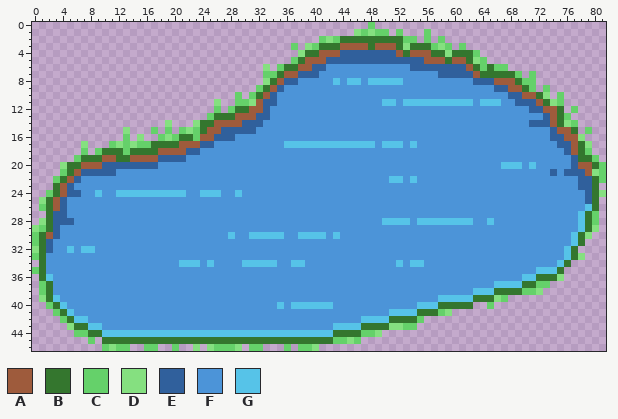
Sprite sheet: Assets/Assets/Pond1.png. Above, as it was before the edit.
The file is 82x47 pixels. Colours within 5 levels of each other are drawn and written as one.
Palette (. is transparent): A #9e5b3c  B #34762e  C #65d16a  D #85e080  E #30609c  F #4c94d8  G #56c3e8
Pixels before (only the part around the change), first column x 0:
 0 ................................................C.................................
 1 ..............................................DCDCC.C...C.........................
 2 .........................................CDCBBBBBBBBBCC.C.C.......................
 3 .....................................C.DCBBBAAAABAAABDBBBCDC.C....................
 4 ......................................DBBAAAEEEEEEEEABAAABBDBBBC..................
 5 .....................................CBAAAEEEEEEEEEEEEEEAAABAABDC.................
 6 .................................D.CBBAAEEFFFFFFFFFFFFEEEEEEEEABCBCC..............
 7 .................................CCBAAEEEFFFFFFFFFFFFFFFFFEEEEEABBBBBC.C..........
 8 .................................DBAEEFFFFFGFGGFGGGGGFFFFFFFFFFEEEAAABCC..........
 9 ................................CBAEFFFFFFFFFFFFFFFFFFFFFFFFFFFFFFEEAABC.C........
10 .............................C.CBAEFFFFFFFFFFFFFFFFFFFFFFFFFFFFFFFFFEEAABD.C......
11 ..........................D..CCDAEEFFFFFFFFFFFFFFFGGFGGGGGGGGGGFGGGFFEEEABDC......
12 ..........................C.CBBAAEFFFFFFFFFFFFFFFFFFFFFFFFFFFFFFFFFFFFFEEAAB.C....
13 .........................CBBBAAAEEFFFFFFFFFFFFFFFFFFFFFFFFFFFFFFFFFFFFFFFEABC.....
14 ...................D...DBBAAAAEEEFFFFFFFFFFFFFFFFFFFFFFFFFFFFFFFFFFFFFFEEEABDC....
15 .............D...C.C.CDCBAAEEEEEFFFFFFFFFFFFFFFFFFFFFFFFFFFFFFFFFFFFFFFFFFEAAB.C..
16 .............C.D..CDCBBCAAEEEFFFFFFFFFFFFFFFFFFFFFFFFFFFFFFFFFFFFFFFFFFFFFEEAAD...
17 .......D...CDCDCCBBBBAAAEEFFFFFFFFFFGGGGGGGGGGGGGFGGGFGFFFFFFFFFFFFFFFFFFFFEEABD..
18 .......C.CBBBCBBBBAAAAEEFFFFFFFFFFFFFFFFFFFFFFFFFFFFFFFFFFFFFFFFFFFFFFFFFFFFEABC..
19 ......CBBBAABBAAAAEEEEFFFFFFFFFFFFFFFFFFFFFFFFFFFFFFFFFFFFFFFFFFFFFFFFFFFFFFFEBBC.
20 ....DBBAAAEEEEEEEEFFFFFFFFFFFFFFFFFFFFFFFFFFFFFFFFFFFFFFFFFFFFFFFFFGGGFGFFFFFEAABC
21 ....CBAEEEEEFFFFFFFFFFFFFFFFFFFFFFFFFFFFFFFFFFFFFFFFFFFFFFFFFFFFFFFFFFFFFFEFEEEADC
22 ...CBAEFFFFFFFFFFFFFFFFFFFFFFFFFFFFFFFFFFFFFFFFFFFFGGFGFFFFFFFFFFFFFFFFFFFFFFFEEBC
23 ...BAEFFFFFFFFFFFFFFFFFFFFFFFFFFFFFFFFFFFFFFFFFFFFFFFFFFFFFFFFFFFFFFFFFFFFFFFFEEB.
24 ..CBAEEFFGFFGGGGGGGGGGFFGGGFFGFFFFFFFFFFFFFFFFFFFFFFFFFFFFFFFFFFFFFFFFFFFFFFFFFEBD
25 .DBAEFFFFFFFFFFFFFFFFFFFFFFFFFFFFFFFFFFFFFFFFFFFFFFFFFFFFFFFFFFFFFFFFFFFFFFFFFFEB.
26 .CBAEFFFFFFFFFFFFFFFFFFFFFFFFFFFFFFFFFFFFFFFFFFFFFFFFFFFFFFFFFFFFFFFFFFFFFFFFFFGB.
27 ..BEEFFFFFFFFFFFFFFFFFFFFFFFFFFFFFFFFFFFFFFFFFFFFFFFFFFFFFFFFFFFFFFFFFFFFFFFFFGBC.
28 .DBEEEFFFFFFFFFFFFFFFFFFFFFFFFFFFFFFFFFFFFFFFFFFFFGGGGFGGGGGGGGFFGFFFFFFFFFFFFGBC.
29 DCBEFFFFFFFFFFFFFFFFFFFFFFFFFFFFFFFFFFFFFFFFFFFFFFFFFFFFFFFFFFFFFFFFFFFFFFFFFFGBD.
30 CBAEFFFFFFFFFFFFFFFFFFFFFFFFGFFGGGGGFFGGGGFGFFFFFFFFFFFFFFFFFFFFFFFFFFFFFFFFFGBD..
31 CBEFFFFFFFFFFFFFFFFFFFFFFFFFFFFFFFFFFFFFFFFFFFFFFFFFFFFFFFFFFFFFFFFFFFFFFFFFFGB...
32 DBEFFGFGGFFFFFFFFFFFFFFFFFFFFFFFFFFFFFFFFFFFFFFFFFFFFFFFFFFFFFFFFFFFFFFFFFFFGB....
33 CBFFFFFFFFFFFFFFFFFFFFFFFFFFFFFFFFFFFFFFFFFFFFFFFFFFFFFFFFFFFFFFFFFFFFFFFFFFGBD...
34 .BFFFFFFFFFFFFFFFFFFFGGGFGFFFFGGGGGFFGGFFFFFFFFFFFFFGFGGFFFFFFFFFFFFFFFFFFFGB.....
35 CBFFFFFFFFFFFFFFFFFFFFFFFFFFFFFFFFFFFFFFFFFFFFFFFFFFFFFFFFFFFFFFFFFFFFFFGGGB......
36 .BGFFFFFFFFFFFFFFFFFFFFFFFFFFFFFFFFFFFFFFFFFFFFFFFFFFFFFFFFFFFFFFFFFFFGGBBBD......
37 .CBFFFFFFFFFFFFFFFFFFFFFFFFFFFFFFFFFFFFFFFFFFFFFFFFFFFFFFFFFFFFFFFGGGGBBCC........
38 .CBFFFFFFFFFFFFFFFFFFFFFFFFFFFFFFFFFFFFFFFFFFFFFFFFFFFFFFFFFFFFGGGBBBBCCD.........
39 .DBGFFFFFFFFFFFFFFFFFFFFFFFFFFFFFFFFFFFFFFFFFFFFFFFFFFFFFFGGGGGBBBDC..............
40 ..CBGFFFFFFFFFFFFFFFFFFFFFFFFFFFFFFGFGGGGGGFFFFFFFFFFFFGGGBBBBB..C................
41 ...CBGFFFFFFFFFFFFFFFFFFFFFFFFFFFFFFFFFFFFFFFFFFFFFGGGGBBBCD......................
42 ....CBGGFFFFFFFFFFFFFFFFFFFFFFFFFFFFFFFFFFFFFFFGGGGBBBBC..........................
43 .....DBBGGFFFFFFFFFFFFFFFFFFFFFFFFFFFFFFFFFGGGGBBBBDDCC...........................
44 ......CCBBGGGGGGGGGGGGGGGGGGGGGGGGGGGGGGGGGBBBBCCD................................
45 ........C.BBBBBBBBBBBBBBBBBBBBBBBBBBBBBBBBBCCDC...................................
46 ..........CDCC..CC..C..D.DCCCD.CC...C.CCD.........................................
After:
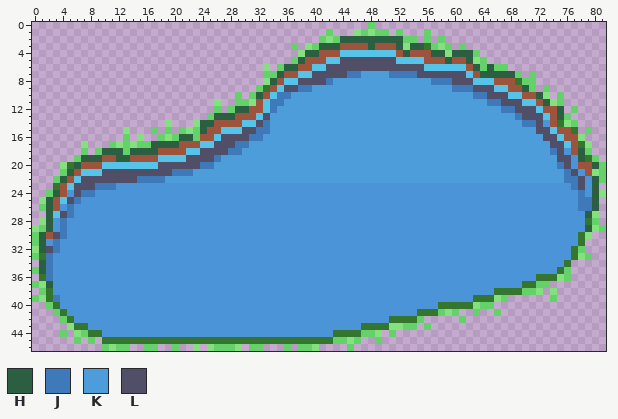
Colours new in this view: H #2c5e41  J #3e7aba  K #4e9ddb  L #504f67
From old to new:
colour A: #9e5b3c -> #9e533c
Changed rows in their new state; - is a pixel that keeps its letter.
first column x 0:
 1 ------------------------------------------C---------------------------------------
 2 --------------------------------------------HHHHHHHHH-----------------------------
 3 -----------------------------------------HHH----H---H-HH--------------------------
 4 ---------------------------------------HH---GGGGGGGG-H---HH-HHH-------------------
 5 --------------------------------------H---GGLLLLLLLLGGGG---H--H-------------------
 6 ------------------------------------HH--GGLLLLLLLLLLLLLLGGGGGG-H-H----------------
 7 -----------------------------------H--GGLLLLLJJKKKKJJJJLLLLLLLG-HHHHH-------------
 8 ----------------------------------H-GGLLLLJKKKKKKKKKKKKKKJJJLLLGGG----------------
 9 -----------------------------------GLLJJKKKKKKKKKKKKKKKKKKKKJJJLLLGG--H-----------
10 --------------------------------H-GJJKKKKKKKKKKKKKKKKKKKKKKKKKKJJLLLGG--H---------
11 ---------------------------------GJJKKKKKKKKKKKKKKKKKKKKKKKKKKKKKJJLLLGG-H--------
12 -----------------------------HH--GJKKKKKKKKKKKKKKKKKKKKKKKKKKKKKKKKJJLLLG--H------
13 --------------------------HHH---GLKKKKKKKKKKKKKKKKKKKKKKKKKKKKKKKKKKKJLLLG-H------
14 ------------------------HH----GGLJKKKKKKKKKKKKKKKKKKKKKKKKKKKKKKKKKKKKJJLF--------
15 ------------------------H--GGGLLJJKKKKKKKKKKKKKKKKKKKKKKKKKKKKKKKKKKKKKKLLG-------
16 ---------------------HH---GLLLLJJKKKKKKKKKKKKKKKKKKKKKKKKKKKKKKKKKKKKKKKKLLG------
17 -----------------HHHH---GGLLLJJKKKKKKKKKKKKKKKKKKKKKKKKKKKKKKKKKKKKKKKKKKKLLG-----
18 ----------HHH-HHHH----GGLLLLJJKKKKKKKKKKKKKKKKKKKKKKKKKKKKKKKKKKKKKKKKKKKKJLF-H---
19 -------HHH--HH----GGGGLLLLJKKKKKKKKKKKKKKKKKKKKKKKKKKKKKKKKKKKKKKKKKKKKKKKKLLFH---
20 ------H---GGGGGGGGLLLLLLJJKKKKKKKKKKKKKKKKKKKKKKKKKKKKKKKKKKKKKKKKKKKKKKKKKJLF--H-
21 -----H-GGGLLLLLLLLLLJJJKKKKKKKKKKKKKKKKKKKKKKKKKKKKKKKKKKKKKKKKKKKKKKKKKKKKKJLF---
22 ----H-GLLLLLLLLJJJJKKKKKKKKKKKKKKKKKKKKKKKKKKKKKKKKKKKKKKKKKKKKKKKKKKKKKKKKKJJLFH-
23 -----GLLLJJJ-----------------------------------------------------------------JLFH-
24 ---H-FLJJF--FFFFFFFFFF--FFF--F------------------------------------------------JFH-
25 --H-GLJ-----------------------------------------------------------------------JJH-
26 --H-FJ------------------------------------------------------------------------JJH-
27 --HGLJ------------------------------------------------------------------------FHD-
28 --HFJF--------------------------------------------FFFF-FFFFFFFF--F------------F---
29 --HFJ-------------------------------------------------------------------------FH-C
30 -H-LJ-----------------------F--FFFFF--FFFF-F---------------------------------F----
31 -HFJ-------------------------------------------------------------------------F----
32 -HLJ-F-FF-------------------------------------------------------------------F-C---
33 --J-------------------------------------------------------------------------F--C--
34 -HJ------------------FFF-F----FFFFF--FF-------------F-FF-------------------F------
35 -HJ---------------------------------------------------------------------FFF-C-----
36 --J-------------------------------------------------------------------FF----C-----
37 CDH---------------------------------------------------------------FFFF------------
38 ---------------------------------------------------------------FFF--------D-------
39 C--J------------------------------------------------------FFFFF-----------C-------
40 ----F------------------------------F-FFFFFF------------FFF-----DC-----------------
41 -----F---------------------------------------------FFFF-----C--C--C---------------
42 ------FF---------------------------------------FFFF----------C--------------------
43 --------FF---------------------------------FFFF---------C-------------------------
44 ----C-D---FFFFFFFFFFFFFFFFFFFFFFFFFFFFFFFFF--------C------------------------------
45 ------C------------------------------------------C--------------------------------
46 ---------------------------------------------C------------------------------------
Pixel boxes of the changes (left, top, right, bottom) in both pictures:
changed: (32, 29, 606, 351)
